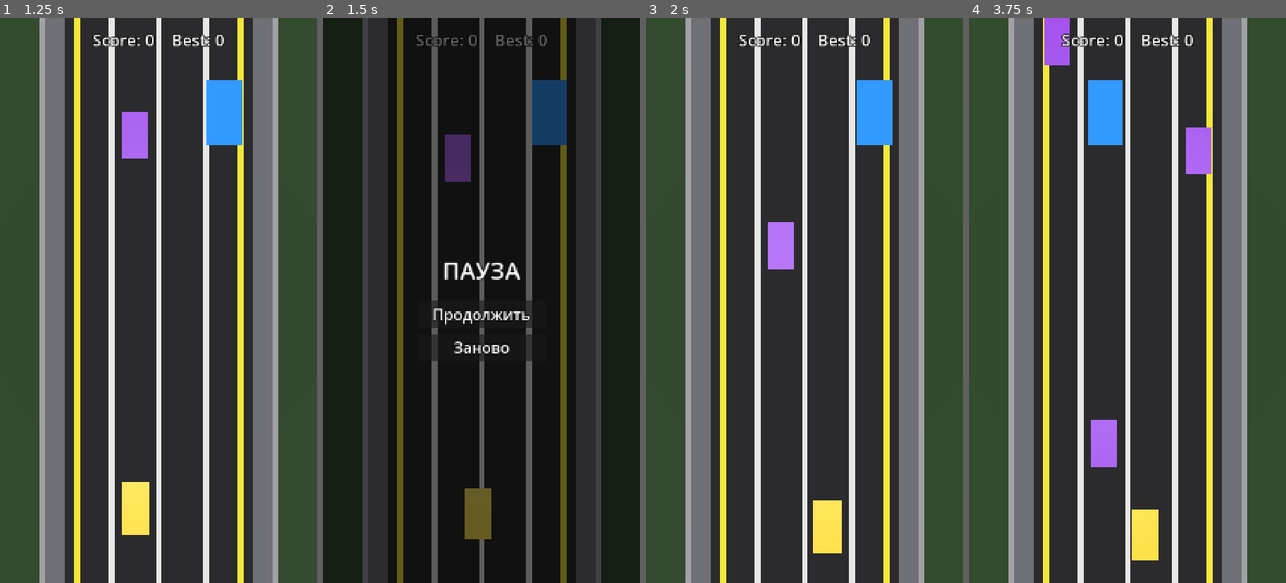
Above: before the commit, frames 1-4 (left to right).
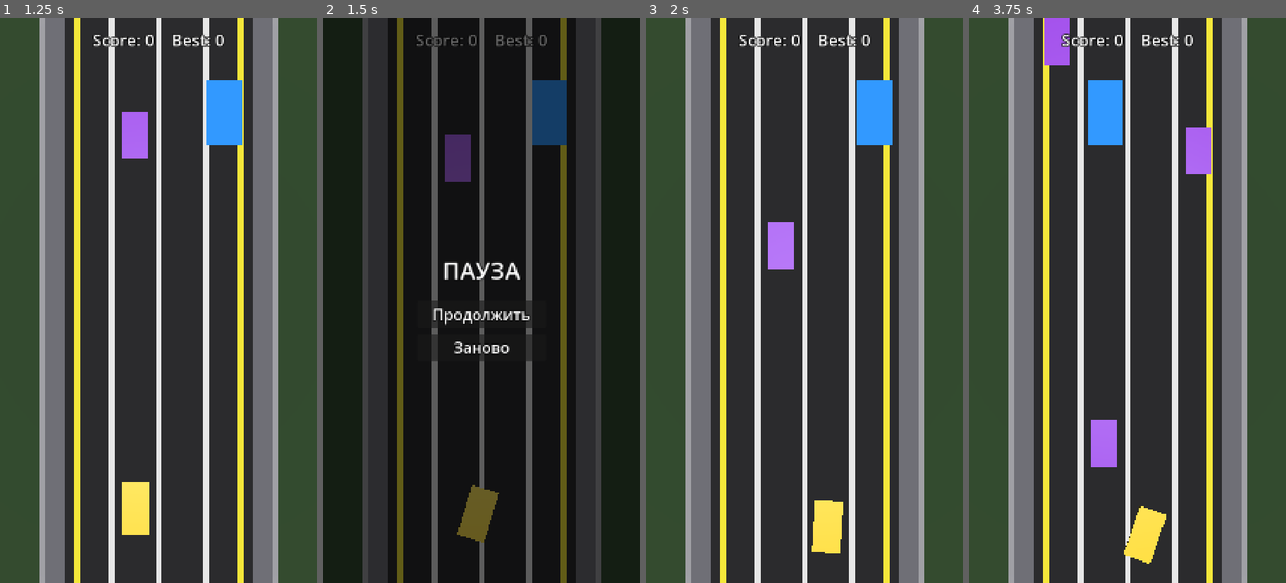
Above: after the commit, the same moments.

Repository: mibazarow/car-game
Game: Godot game, scene res://scenes/Main.tscn
Two runs of this game, one before a commit and one after it. Both use one fixed random seed, a clock stepped at 60 frames per second and the inputs below.
Inputs:
- Up to frame 1 (1.25 s): click "Играть" at 0.5 s
- Up to frame 2 (1.5 s): tap Enter (ui_accept) at 1.25 s; hold Right (move_right) from 1.28 s (still down); tap P at 1.35 s
- Up to frame 3 (2 s): keep holding Right (move_right); tap Enter (ui_accept) at 1.52 s
- Up to frame 4 (3.75 s): release Right (move_right) at 2.03 s; hold Left (move_left) 2.03-2.78 s; tap R at 2.1 s; tap Enter (ui_accept) at 2.27 s; hold Right (move_right) 2.78-3.5 s; tap P at 2.85 s; click "Заново" at 3.5 s

Frame 1 is identical in both runs. In frame 2, 0.2% of the frame differs, in the area x 42-56%, y 82-93%; in frame 3, less than 0.1%; in frame 4, 0.3%, in the area x 48-63%, y 86-97%.

Commit message:
Player: visible lane-change physics — nose yaws toward the turn + roll

Diff:
--- a/scripts/player/player_car.gd
+++ b/scripts/player/player_car.gd
@@ -12,6 +12,9 @@
 const BANK_RISE: float = 10.0         # rad/s while moving laterally
 const BANK_FALL: float = 6.0          # rad/s decay toward 0
 const BANK_K: float = 0.13            # lateral velocity -> bank target coefficient
+# Yaw (rotation.y): the nose turns toward the lane-change direction.
+const YAW_MAX: float = 0.6            # ~34 degrees
+const YAW_K: float = 0.09             # lateral velocity -> yaw target coefficient
 
 # Frame-rate-independent lateral smoothing.
 const MOVE_SMOOTH: float = 8.0
@@ -86,6 +89,16 @@
 	# Moving right (lateral_velocity > 0) -> right side dips: negate the roll.
 	_body.rotation.z = -bank
 
+	# Yaw: the nose turns toward the lane-change direction (moving right -> turn
+	# right = negative rotation.y). Ramps with the bank, decays to straight.
+	var yaw_target: float = clamp(lateral_velocity * YAW_K, -YAW_MAX, YAW_MAX)
+	var yaw: float = _body.rotation.y
+	if abs(lateral_velocity) > 0.01:
+		yaw = lerp(yaw, -yaw_target, 1.0 - exp(-BANK_RISE * delta))
+	else:
+		yaw = lerp(yaw, 0.0, 1.0 - exp(-BANK_FALL * delta))
+	_body.rotation.y = yaw
+
 	move_and_slide()
 	_collect_nitro()
 
Not shown, changed: process.md
